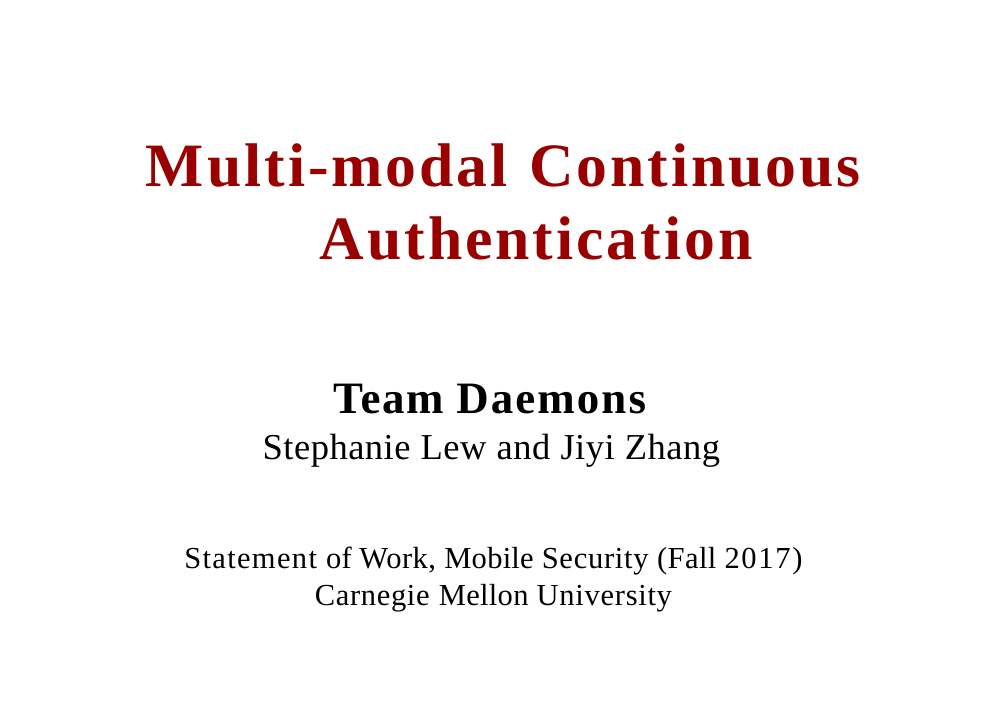
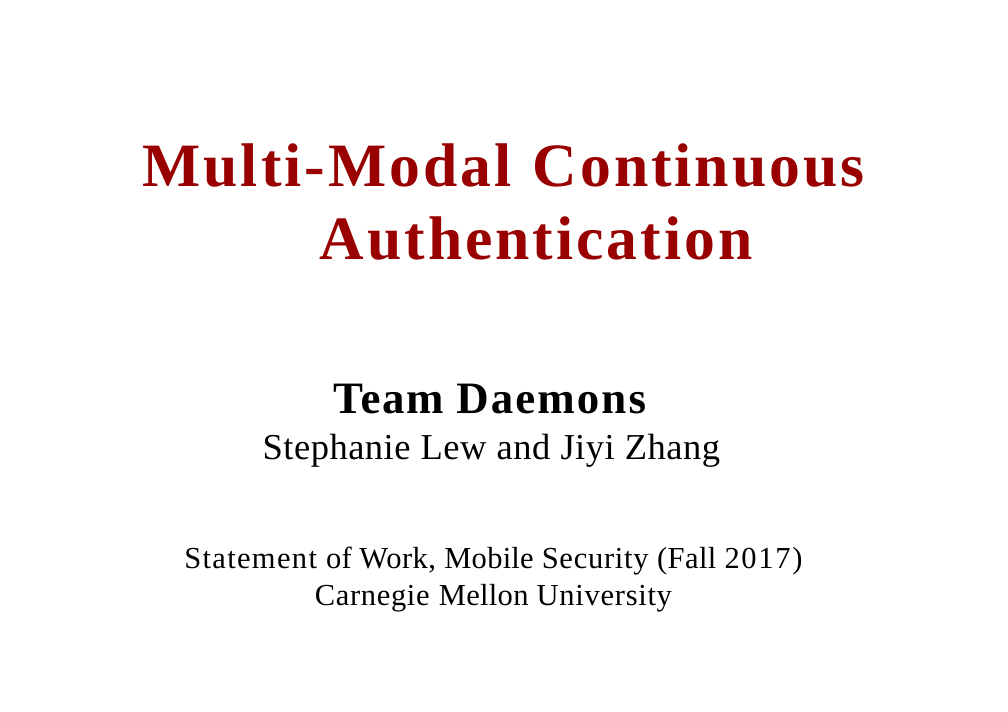
Before and after one commit to slewyh/iot-sec, a slide deck: slide 1 of docs/sow_slides.pptx. Drawn at 1008x712 pixels with LibreOffice and Linux fonts; fonts in the diff are those of the drawing. Boxes give left, top, right and bottom in pixels: in the first picture for what was removed or moved away, otherwise in the second. Text is boxed around its words. In the diff, an @@ line names an element or a change of style, - is before the commit and + after.

```diff
--- a/docs/sow_slides.pptx
+++ b/docs/sow_slides.pptx
@@ title at box(143, 143, 865, 260): text changed @@
-Multi-modal Continuous Authentication
+Multi-Modal Continuous Authentication
```
Also in this commit, not shown: 2 other slides changed, 4 slides added, 4 slides removed.
